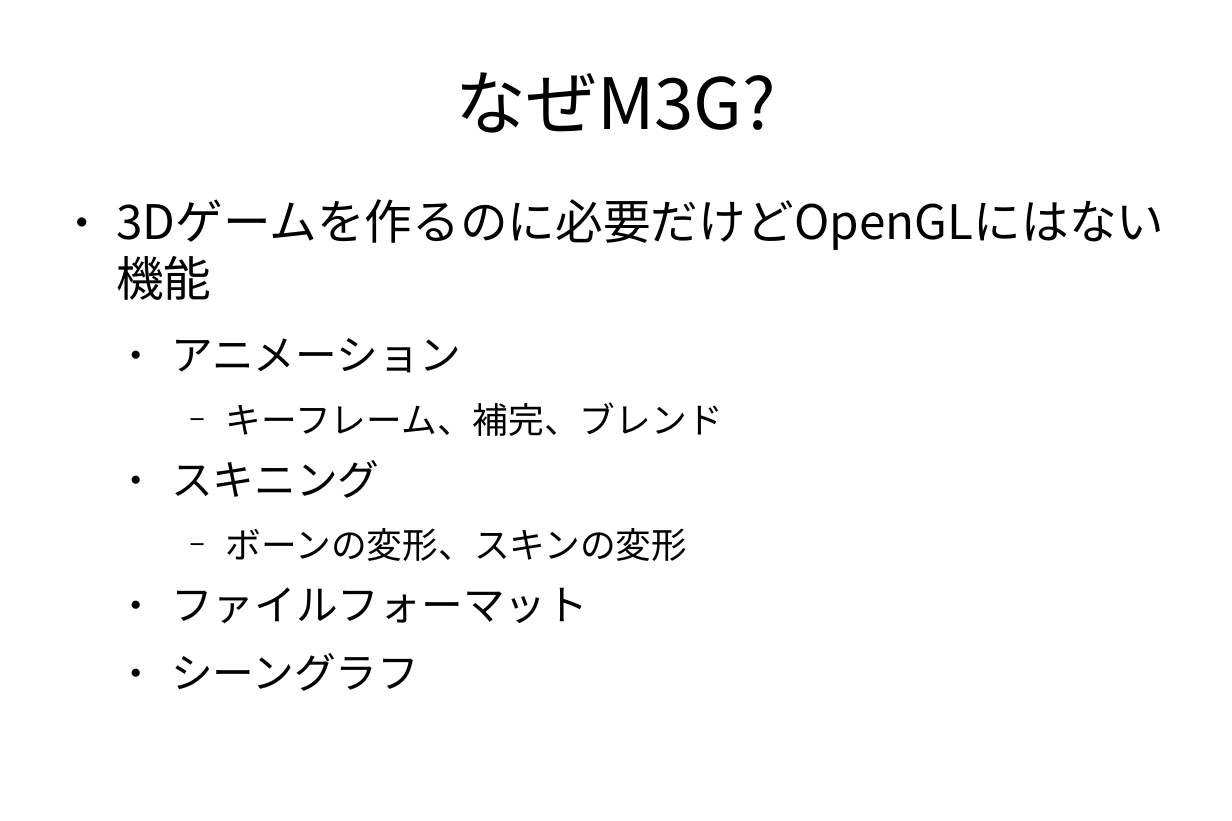
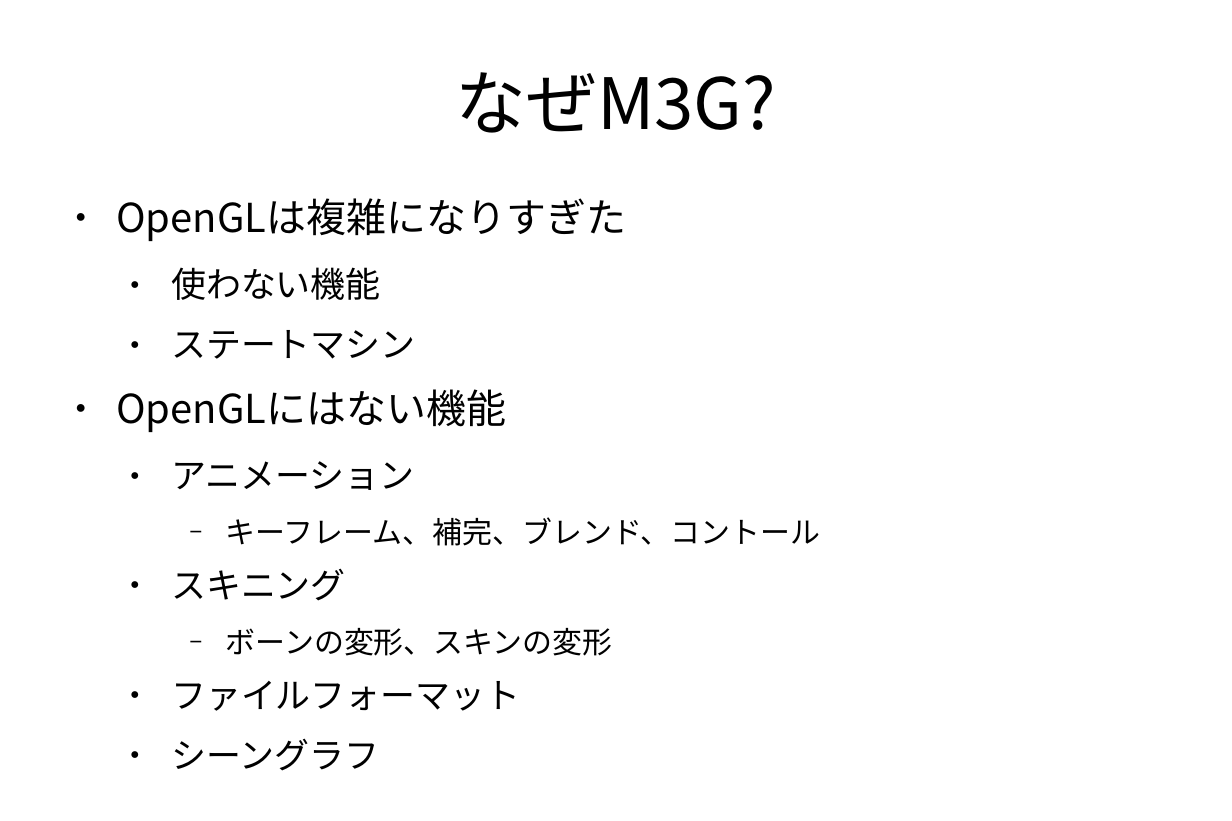
Before and after one commit to vadosnaprimer/desktop-m3g, a slide deck: slide 7 of doc/conference/Ruby会議2010-M3Gとは.odp. Drawn at 1232x821 pixels with LibreOffice and Linux fonts; fonts in the diff are those of the drawing. Boxes give left, top, right and bottom in pixels: in the first picture for what was removed or moved away, otherwise in the second. Text is boxed around its words. In the diff, an @@ line names an element or a change of style, - is before the commit and + after.

```diff
--- a/doc/conference/Ruby会議2010-M3Gとは.odp
+++ b/doc/conference/Ruby会議2010-M3Gとは.odp
@@ text at (116,198,626,432): text changed; size 29.6 to 24.8 pt @@
-● 3Dゲームを作るのに必要だけどOpenGLにはない機能
+● OpenGLは複雑になりすぎた
+  ● 使わない機能
+  ● ステートマシン
+● OpenGLにはない機能
@@ text at (171,461,613,711): size 25.9 to 21.7 pt in "アニメーション", "スキニング", "ファイルフォーマット", "シーングラフ"; size 22.2 to 18.6 pt in "ボーンの変形、スキンの変形" @@
@@ text at (226,517,821,546): text changed; size 22.2 to 18.6 pt @@
-    − キーフレーム、補完、ブレンド
+    − キーフレーム、補完、ブレンド、コントール
```
Also in this commit, not shown: 13 other slides changed, 4 slides added, 2 slides removed, 2 other files.
